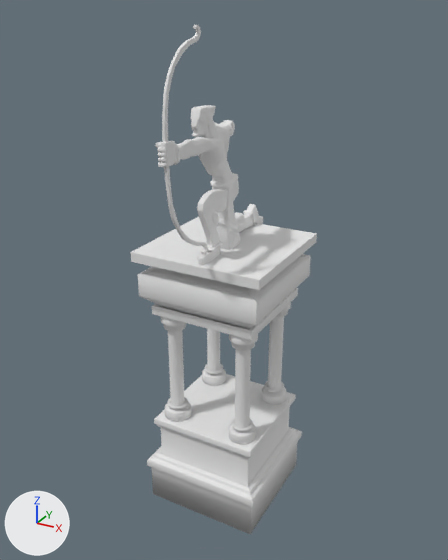
The OBJ model WorkingDir/Media/MapModels/GraveStones/crant.obj, before and after one commit.
One viewpoint serves both versions: a 50 mm lens placed at (44.7, -82.4, 82.6), pointed at (0.3, -1.6, 42.2). The axes (+X, +Y, +Z) are drawn at lower left. The lights are the same throughout. Where no turn or scale is listed for an object, it has been applied to the vertices.

The first picture shows 'crant'.
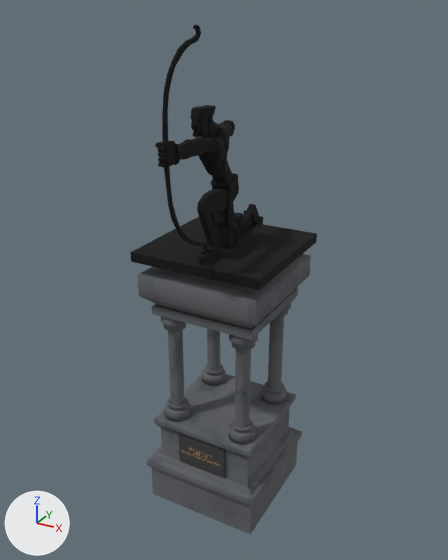
Location of each change, (x1, y1, x2, y2) in pixels of the pictures (448 x 560 px):
'crant', recoloured, surface changed, reshaped
    both: (130, 24, 317, 534)
part 1 of me_crant, added (black)
    after: (179, 434, 225, 477)

The change in detail:
Picture 'crant_sign.png' (img_crant_sign_png) is new.
Picture 'crant_stand.png' (img_crant_stand_png) is new.
Material 'lambert7SG' (mat_lambert7sg) changes colour from white #e7e7e7 to black #000000; in linear values from (0.8, 0.8, 0.8) to (0.0, 0.0, 0.0).
In material 'lambert8SG' (mat_lambert8sg), base_color is no longer (0.8, 0.8, 0.8), white #e7e7e7.
In material 'lambert8SG' (mat_lambert8sg), texture is now set to img_crant_stand_png.
Material 'lambert20SG' (mat_lambert20sg) is new.
Its texture is img_crant_sign_png.
Its roughness is 1.0.
me_crant is used by ob_crant; location (0.0, 0.0, 0.0).
me_crant had 8148 vertices, 15114 faces and spanned x -11.0..11.0, y -19.1..13.7, z 0.0..80.7.
me_crant now has 8156 vertices, 16278 faces and spans x -11.0..11.0, y -19.1..13.7, z 0.0..80.7.
me_crant part 1: 8 vertices added at x -4.4..4.4, y -9.3..-8.4, z 9.5..14.8.
me_crant now uses material mat_lambert20sg (picture img_crant_sign_png).
